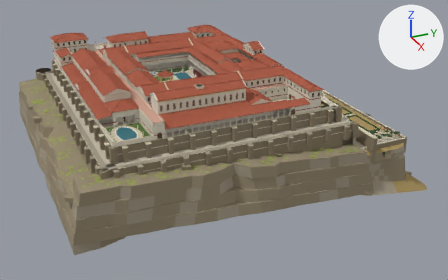
Renders of the glTF model nero-rome-reader /assets/models/rome/rome_tiberiana.glb from each side of a commit.
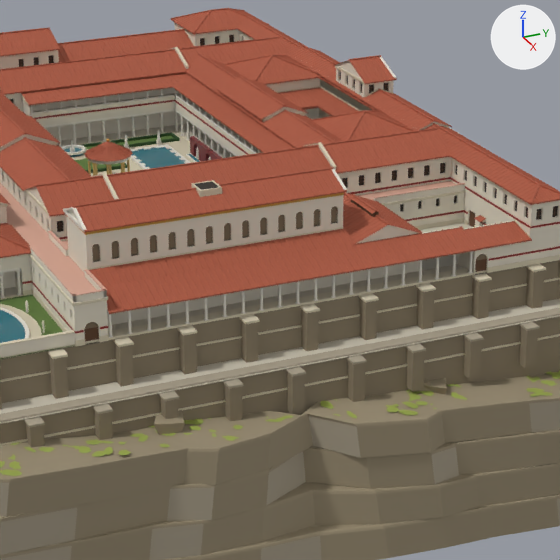
Old and new are each drawn whole from a camera (50 mm lens) standing at (294.9, -103.2, 109.1) and looking at (11.0, 24.5, -32.8) and again close up on the part from 29% to 71% of the width and 8% to 76% of the height. Every picture has the same lights, and +X, +Y and +Z are marked at upper right. The older version's two pictures come first. Vertices at exactly the same position are counted once.

The older version as bpy lines, for what is in view:
```python
ob_rome_tiberiana = bpy.data.objects.new('rome_tiberiana', me_rome_tiberiana)
ob_rome_tiberiana.location = (0.0, 0.0, 0.0)
```
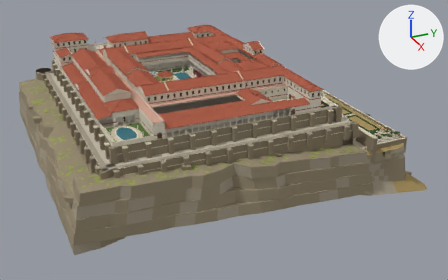
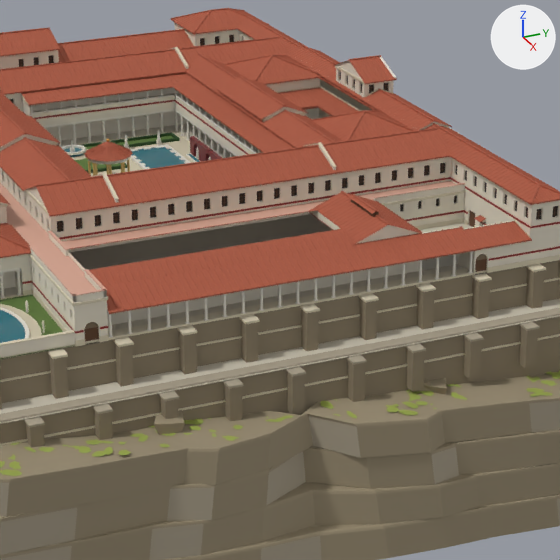
Commit message: Domus Tiberiana: the banquet hall's nave is an asset of its own (rome_tib_banquet_top)

Where the change shows, as pixel boxes [x1, y1, x2, y2] in the close-ups (560 x 560 px):
part 1 of me_rome_tiberiana, deleted
    before: [63, 167, 347, 235]
part 2 of me_rome_tiberiana, cut back
    before: [48, 195, 351, 290]

What changed in the scene script:
```text
Change me_rome_tiberiana:
    used by ob_rome_tiberiana; location = (0.0, 0.0, 0.0)
    remove me_rome_tiberiana.from_pydata(...)  # 60762 vertices, 69934 faces; spans x -83.0..83.0, y -73.0..113.0, z -47.0..17.0
    add me_rome_tiberiana.from_pydata(...)  # 58859 vertices, 67712 faces; spans x -83.0..83.0, y -73.0..113.0, z -47.0..17.0
    me_rome_tiberiana part 1: 97 loose pieces with 654 vertices, spanning x 47.0..57.0, y -27.0..15.0, z 13.0..17.0, are deleted
    me_rome_tiberiana part 2: 1250 vertices removed from x 47.0..57.0, y -27.0..15.0, z 8.0..16.0; 1 vertex added at x 60.0, y -27.0, z 7.0
    other edits to the shape of me_rome_tiberiana do not show in these pictures
```
